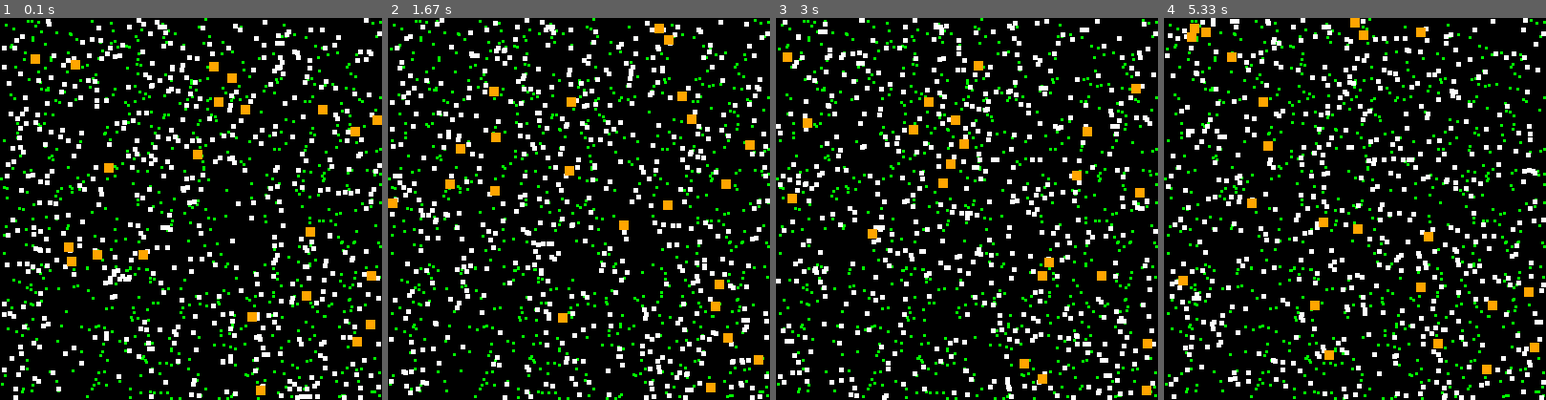
Above: before the commit, frames 1-4 (left to right).
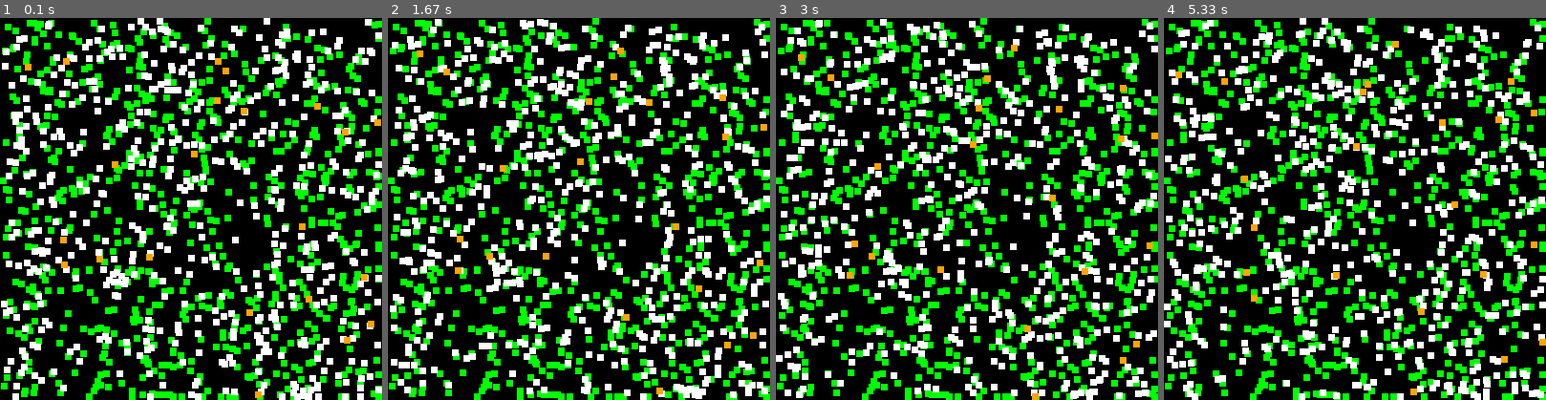
Above: after the commit, the same moments.

Repository: RAVIA33/Projet_algo
Game: pygame game, started from projet/main.py
Two runs of this game, one before a commit and one after it. Both use one fixed random seed, a clock stepped at 60 frames per second and the inputs below.
Inputs:
- Up to frame 1 (0.1 s): no input
- Up to frame 2 (1.67 s): no input
- Up to frame 3 (3 s): no input
- Up to frame 4 (5.33 s): no input

The runs differ from the first frame. In frame 1, 26% of the frame differs, in the area x 0-100%, y 0-100%; in frame 2, 33%; in frame 3, 33%; in frame 4, 33%.

Commit message:
add changements de vitesse

Diff:
--- a/projet/main.py
+++ b/projet/main.py
@@ -21,17 +21,17 @@
         self._position = pygame.Vector2(randint(0,400), randint(0,400))  #Car nimporte quel acteur à une position aléatoire sur l'écran
         if type_name == "plante" :
             self._type = Plante()
-            self._dimension = [3,3]
+            self._dimension = [7,7]
             self._speed = pygame.Vector2(0,0)
             #car un acteur de type plante a une dimension [10,10] et une vitesse nulle
         elif type_name == "lapin":
             self._type = Lapin()
-            self._dimension = [5, 5]
+            self._dimension = [7, 7]
             self._speed = pygame.Vector2(randint(-1,1), randint(-1,1))
             #car un acteur de type lapin a une dimension [20,20] et se déplace aléatoirement de 1
         elif type_name == "renard" :
             self._type = Renard()
-            self._dimension = [10,10]
+            self._dimension = [7,7]
             self._speed = pygame.Vector2(randint(-3,3), randint(-3,3))
             #car un acteur de type renard a une dimensions [30,30], et se déplace aléatoirement de 3
 
@@ -127,7 +127,14 @@
             self._actor.speed.y = -self._actor.speed.y
 
     def update(self):
-        self.rect.move_ip(self._actor.speed)
+        if type(self._actor._type)  == Plante :
+            self._actor._speed = pygame.Vector2(0,0)
+        elif type(self._actor._type) == Lapin :
+            self._actor._speed = pygame.Vector2(randint(-1,1), randint(-1,1))
+        elif type(self._actor._type) == Renard :
+            self._actor._speed = pygame.Vector2(randint(-3,3), randint(-3,3))
+
+        self.rect.move_ip(self._actor._speed)
         if not self.test_touching_surface_boundaries():
             self._actor.position = pygame.Vector2(self.rect.topleft)
 
